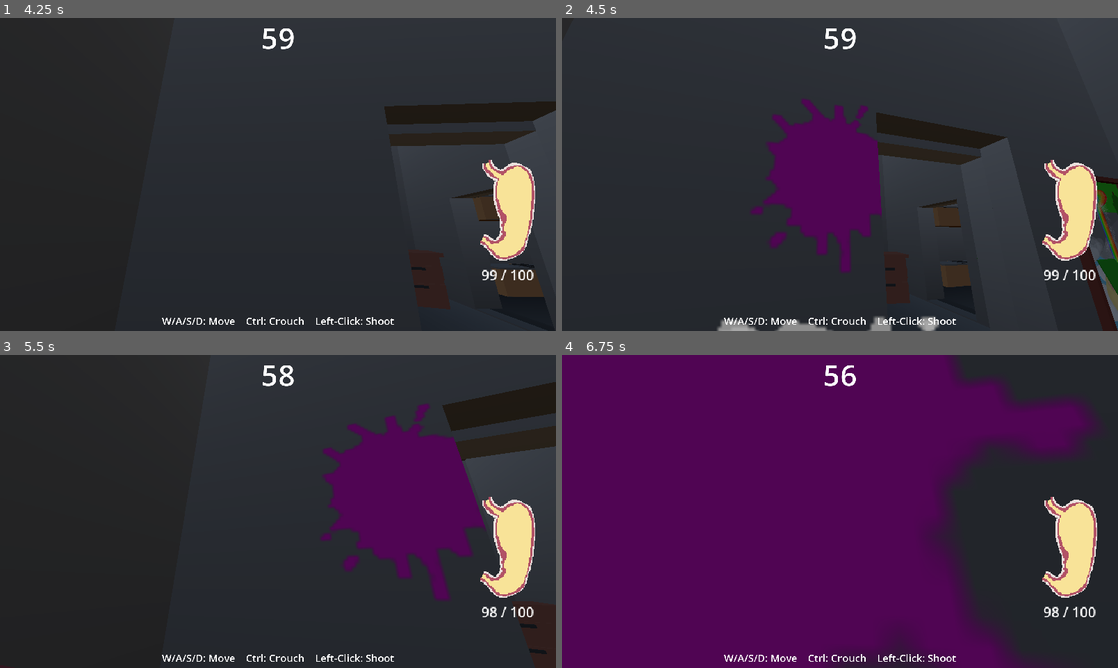
Above: before the commit, frames 1-4 (two rows, left to right).
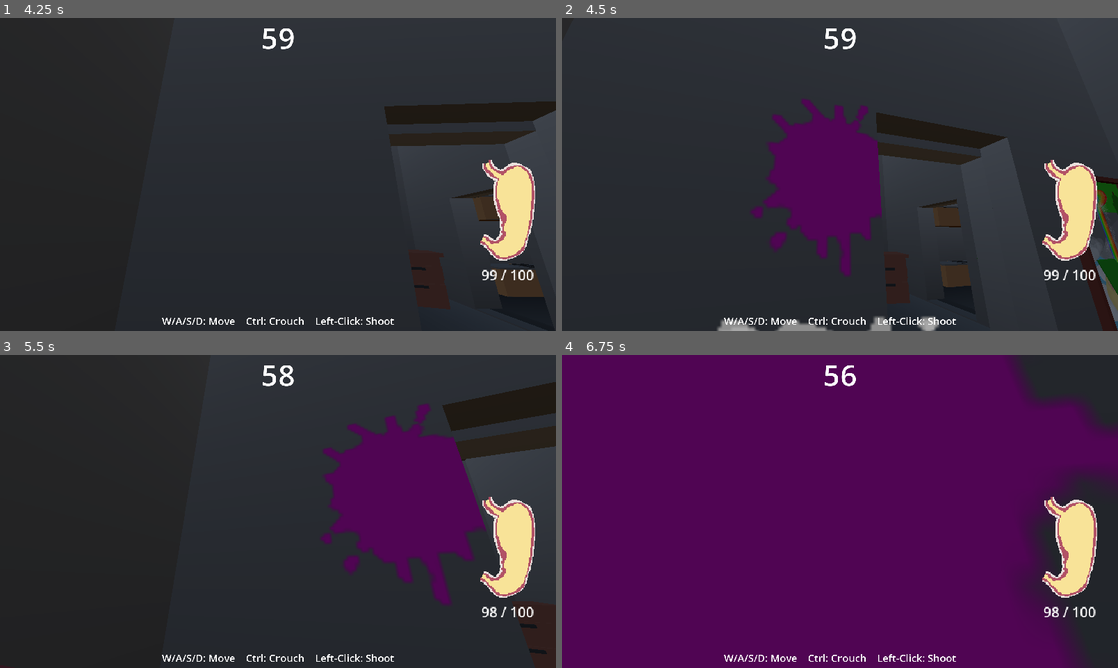
Above: after the commit, the same moments.

Repository: Tihusphere/Puke-Party
Game: Godot game, scene res://Scenes/UI/MainMenu.tscn
Same seed, same stepped clock (60 frames per second), same inputs: the game is played once before the commit and once after it.
Inputs (mouse positions are in pixels of both pictures, inside the frame that each line leads up to):
- Up to frame 1 (4.25 s): click "PLAY" at 0.5 s; tap Enter at 1.25 s; move the mouse to (305, 174) at 1.27 s; hold Ctrl (crawl) 1.28-2.03 s; hold W (forward) from 1.28 s (still down); click (305, 174) at 1.42 s; tap Space (jump) at 1.52, 2.27, 3.77 s; move the mouse to (250, 174) at 2.02 s; click (250, 174) at 2.1 s; move the mouse to (289, 168) at 2.77 s; hold Ctrl (crawl) 2.78-3.53 s; click (289, 168) at 2.92 s; move the mouse to (272, 180) at 3.52 s; click (272, 180) at 3.6 s
- Up to frame 2 (4.5 s): keep holding W (forward); move the mouse to (878, 177) at 4.27 s; hold Ctrl (crawl) from 4.28 s (still down); click (878, 177) at 4.42 s
- Up to frame 3 (5.5 s): keep holding W (forward); tap Space (jump) at 4.52, 5.27 s; move the mouse to (233, 508) at 5.02 s; release Ctrl (crawl) at 5.03 s; click (233, 508) at 5.1 s
- Up to frame 4 (6.75 s): move the mouse to (845, 511) at 5.77 s; hold Ctrl (crawl) 5.78-6.53 s; click (845, 511) at 5.92 s; move the mouse to (817, 505) at 6.52 s; release W (forward) at 6.53 s; hold D (right) from 6.53 s (still down); click (817, 505) at 6.6 s

Frame 1 is identical in both runs. In frame 2, 0.1% of the frame differs, in the area x 34-57%, y 29-83%; in frame 3, 0.2%; in frame 4, 13%, in the area x 49-100%, y 0-100%.

Commit message:
better raycasting

Diff:
--- a/Scripts/Environment/roomItem.gd
+++ b/Scripts/Environment/roomItem.gd
@@ -69,94 +69,113 @@
 	mesh_instance.material_override = shader_material
 	input_ray_pickable = true
 
-
-func _input_event(camera: Node, event: InputEvent, _event_position: Vector3, _normal: Vector3, _shape_idx: int) -> void:
-	if camera is Camera3D:
-		current_camera = camera
-	if event is InputEventMouseButton and event.button_index == MOUSE_BUTTON_LEFT:
-		is_painting = event.pressed
-		if not is_painting:
-			current_camera = null
-
-
-func _physics_process(_delta: float) -> void:
-	if not is_painting or not current_camera:
+func paint_at_hit(camera: Camera3D, result: Dictionary) -> void:
+	if not is_instance_valid(camera):
 		return
 
-	var mouse_pos = get_viewport().get_mouse_position()
-	var space_state = get_world_3d().direct_space_state
-	var ray_origin = current_camera.project_ray_origin(mouse_pos)
-	var ray_end = ray_origin + current_camera.project_ray_normal(mouse_pos) * 1000.0
+	if not mesh_instance or not mesh_data_tool:
+		return
 
-	var query = PhysicsRayQueryParameters3D.create(ray_origin, ray_end)
-	query.collide_with_bodies = true
+	if not paint_manager or GAMEMANAGER.isPlayerDisabled():
+		return
 
-	var result = space_state.intersect_ray(query)
+	if result.get("collider") != self:
+		return
 
-	if not GAMEMANAGER.isPlayerDisabled() and result and result.collider == self:
-		var face_idx: int = result.get("face_index", -1)
-		if face_idx == -1:
-			return
+	var face_idx: int = result.get("face_index", -1)
 
-		var v0_idx = mesh_data_tool.get_face_vertex(face_idx, 0)
-		var v1_idx = mesh_data_tool.get_face_vertex(face_idx, 1)
-		var v2_idx = mesh_data_tool.get_face_vertex(face_idx, 2)
+	# Face indices are needed to calculate the correct mesh UV.
+	if face_idx < 0 or face_idx >= mesh_data_tool.get_face_count():
+		return
 
-		var p0 = mesh_data_tool.get_vertex(v0_idx)
-		var p1 = mesh_data_tool.get_vertex(v1_idx)
-		var p2 = mesh_data_tool.get_vertex(v2_idx)
+	var v0_idx: int = mesh_data_tool.get_face_vertex(face_idx, 0)
+	var v1_idx: int = mesh_data_tool.get_face_vertex(face_idx, 1)
+	var v2_idx: int = mesh_data_tool.get_face_vertex(face_idx, 2)
 
-		var local_hit: Vector3 = mesh_instance.to_local(result.position)
-		var barycentric = Geometry3D.get_triangle_barycentric_coords(local_hit, p0, p1, p2)
+	var p0: Vector3 = mesh_data_tool.get_vertex(v0_idx)
+	var p1: Vector3 = mesh_data_tool.get_vertex(v1_idx)
+	var p2: Vector3 = mesh_data_tool.get_vertex(v2_idx)
 
-		var uv0 = mesh_data_tool.get_vertex_uv(v0_idx)
-		var uv1 = mesh_data_tool.get_vertex_uv(v1_idx)
-		var uv2 = mesh_data_tool.get_vertex_uv(v2_idx)
+	var local_hit: Vector3 = mesh_instance.to_local(result["position"])
 
-		var exact_uv: Vector2 = (uv0 * barycentric.x) + (uv1 * barycentric.y) + (uv2 * barycentric.z)
-		exact_uv.x = clamp(exact_uv.x, 0.0, 1.0)
-		exact_uv.y = clamp(exact_uv.y, 0.0, 1.0)
+	var barycentric: Vector3 = Geometry3D.get_triangle_barycentric_coords(
+		local_hit, p0, p1, p2
+	)
 
-		var pixel_x: int = int(exact_uv.x * (canvas_size.x - 1))
-		var pixel_y: int = int(exact_uv.y * (canvas_size.y - 1))
+	var uv0: Vector2 = mesh_data_tool.get_vertex_uv(v0_idx)
+	var uv1: Vector2 = mesh_data_tool.get_vertex_uv(v1_idx)
+	var uv2: Vector2 = mesh_data_tool.get_vertex_uv(v2_idx)
 
-		# Apply mask stamp based on active brush
-		if GAMEMANAGER.current_hunger > 0 and paint_manager and paint_manager.active_brush_image:
+	var exact_uv: Vector2 = (
+		uv0 * barycentric.x
+		+ uv1 * barycentric.y
+		+ uv2 * barycentric.z
+	)
+
+	exact_uv.x = clampf(exact_uv.x, 0.0, 1.0)
+	exact_uv.y = clampf(exact_uv.y, 0.0, 1.0)
+
+	var pixel_x: int = int(exact_uv.x * (canvas_size.x - 1))
+	var pixel_y: int = int(exact_uv.y * (canvas_size.y - 1))
+
+	# Stamp the active brush when there is enough hunger.
+	if (
+		GAMEMANAGER.current_hunger > 0
+		and paint_manager.active_brush_image
+	):
+		var brush_img: Image = paint_manager.active_brush_image
+		var bw: int = paint_manager.brush_w
+		var bh: int = paint_manager.brush_h
+
+		var start_x: int = pixel_x - int(bw / 2)
+		var start_y: int = pixel_y - int(bh / 2)
+
+		for bx in range(bw):
+			for by in range(bh):
+				var target_x: int = start_x + bx
+				var target_y: int = start_y + by
+
+				if (
+					target_x < 0 or target_x >= canvas_size.x
+					or target_y < 0 or target_y >= canvas_size.y
+				):
+					continue
+
+				var stamp_pixel: Color = brush_img.get_pixel(bx, by)
+
+				if stamp_pixel.a <= 0.0:
+					continue
+
+				var mask_stamp := Color(
+					1.0, 1.0, 1.0, stamp_pixel.a
+				)
+
+				var current_pixel: Color = mask_image.get_pixel(
+					target_x, target_y
+				)
+
+				mask_image.set_pixel(
+					target_x,
+					target_y,
+					current_pixel.blend(mask_stamp)
+				)
 
 			GAMEMANAGER.score += 1
-			var brush_img = paint_manager.active_brush_image
-			var bw = paint_manager.brush_w
-			var bh = paint_manager.brush_h
 
-			var start_x: int = pixel_x - (bw / 2)
-			var start_y: int = pixel_y - (bh / 2)
+	else:
+		mask_image.set_pixel(pixel_x, pixel_y, Color.WHITE)
 
-			for bx in range(bw):
-				for by in range(bh):
-					var target_x = start_x + bx
-					var target_y = start_y + by
+	mask_texture.update(mask_image)
 
-					if target_x >= 0 and target_x < canvas_size.x and target_y >= 0 and target_y < canvas_size.y:
-						var stamp_pixel: Color = brush_img.get_pixel(bx, by)
+	var rainbow: bool = GAMEMANAGER.getRainbow()
+	toggle_rainbow(rainbow)
 
-						if stamp_pixel.a > 0.0:
-							# Convert brush opacity into white mask intensity
-							var mask_stamp = Color(1.0, 1.0, 1.0, stamp_pixel.a)
-							var current_mask_pixel: Color = mask_image.get_pixel(target_x, target_y)
-							var blended_mask = current_mask_pixel.blend(mask_stamp)
-
-							mask_image.set_pixel(target_x, target_y, blended_mask)
-		else:
-			mask_image.set_pixel(pixel_x, pixel_y, Color.WHITE)
-
-		mask_texture.update(mask_image)
-
-		var rainbow = true if GAMEMANAGER.getRainbow() else false
-		toggle_rainbow(rainbow)
-
-		if not rainbow:
-			GAMEMANAGER.current_hunger -= 1
-			GAMEMANAGER.current_hunger = clampi(GAMEMANAGER.current_hunger, 0, GAMEMANAGER.MAX_HUNGER)
+	if not rainbow:
+		GAMEMANAGER.current_hunger = clampi(
+			GAMEMANAGER.current_hunger - 1,
+			0,
+			GAMEMANAGER.MAX_HUNGER
+		)
 
 # Helper function 1: Toggle rainbow cycling on/off
 func toggle_rainbow(enabled: bool, speed: float = 1.0) -> void:
--- a/Scripts/Player/camera_controller.gd
+++ b/Scripts/Player/camera_controller.gd
@@ -1,7 +1,7 @@
 class_name CameraController
 extends Node3D
 
-@export var camera : Camera3D
+@export var camera: Camera3D
 @export var ray_range: float = 100.0
 
 var player_controller: PlayerController
@@ -12,54 +12,75 @@
 var use_interpolation: bool = false
 var circle_strafe: bool = true
 
+# True only while the left mouse button is held.
+var is_painting: bool = false
+
+
 func _ready() -> void:
 	Input.mouse_mode = Input.MOUSE_MODE_CAPTURED
 	player_controller = get_parent()
+
+	if not camera:
+		push_error("CameraController: Camera3D is not assigned.")
+		set_physics_process(false)
+
 
 func _input(event: InputEvent) -> void:
 	if event is InputEventMouseMotion:
 		mouse_input.x += -event.screen_relative.x * mouse_sensitivity
 		mouse_input.y += -event.screen_relative.y * mouse_sensitivity
 
-func _unhandled_input(event: InputEvent) -> void:
-	# Check if the input is a mouse event (clicks, releases, drags, etc.)
-	if event is InputEventMouse:
-		var space_state = get_world_3d().direct_space_state
+	# Track only actual left mouse button presses/releases.
+	if event is InputEventMouseButton:
+		if event.button_index == MOUSE_BUTTON_LEFT:
+			is_painting = event.pressed
 
-		# Find the center of the screen
-		var screen_center = get_viewport().get_visible_rect().size / 2.0
 
-		# Generate the ray mathematical properties
-		var ray_origin = camera.project_ray_origin(screen_center)
-		var ray_end = ray_origin + camera.project_ray_normal(screen_center) * ray_range
+func _physics_process(_delta: float) -> void:
+	if not is_painting or not camera:
+		return
 
-		# Run the 3D physics raycast
-		var query = PhysicsRayQueryParameters3D.create(ray_origin, ray_end)
-		var result = space_state.intersect_ray(query)
+	# Use the center of the viewport as the aiming point.
+	var screen_center: Vector2 = get_viewport().get_visible_rect().size / 2.0
 
-		# If we hit an object, forward the full event parameters to it
-		if result and result.collider:
-			var hit_object = result.collider
+	var ray_origin: Vector3 = camera.project_ray_origin(screen_center)
+	var ray_end: Vector3 = ray_origin + camera.project_ray_normal(screen_center) * ray_range
 
-			# Check if the object has the native _input_event method overridden
-			if hit_object.has_method("_input_event"):
-				hit_object._input_event(
-					camera,
-					event,
-					result.position,
-					result.normal,
-					result.shape
-				)
+	var query := PhysicsRayQueryParameters3D.create(ray_origin, ray_end)
+	query.collide_with_bodies = true
+	query.collide_with_areas = false
+
+	var result: Dictionary = get_world_3d().direct_space_state.intersect_ray(query)
+
+	if result.is_empty():
+		return
+
+	var hit_object = result.get("collider")
+
+	# Only paint objects that explicitly support painting.
+	if hit_object is PaintableObject:
+		if not GAMEMANAGER.isPlayerDisabled():
+			hit_object.paint_at_hit(camera, result)
+
 
 func _process(_delta: float) -> void:
-	input_rotation.x = clampf(input_rotation.x + mouse_input.y, deg_to_rad(-90), deg_to_rad(85))
+	input_rotation.x = clampf(
+		input_rotation.x + mouse_input.y,
+		deg_to_rad(-90.0),
+		deg_to_rad(85.0)
+	)
+
 	input_rotation.y += mouse_input.x
 
-	# rotate camera controller (up/down)
-	transform.basis = Basis.from_euler(Vector3(input_rotation.x, 0.0, 0.0))
+	# Rotate camera controller up/down.
+	transform.basis = Basis.from_euler(
+		Vector3(input_rotation.x, 0.0, 0.0)
+	)
 
-	# rotate player (left/right)
-	player_controller.global_transform.basis = Basis.from_euler(Vector3(0.0, input_rotation.y, 0.0))
+	# Rotate player left/right.
+	if player_controller:
+		player_controller.global_transform.basis = Basis.from_euler(
+			Vector3(0.0, input_rotation.y, 0.0)
+		)
 
-	# reset mouse position to zero
 	mouse_input = Vector2.ZERO
